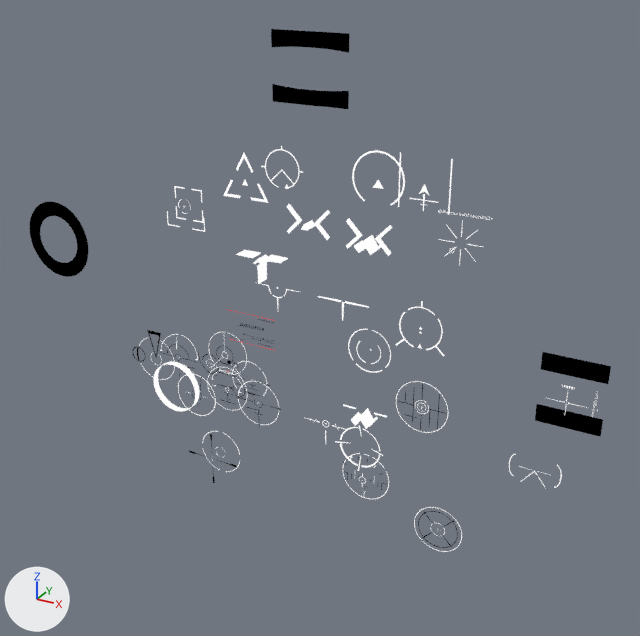
One commit to the Blender file [workfiles]/_reticle.blend: the scene before it, then after it.
Both versions are drawn from a 50 mm lens placed at (50.6, -92.0, 52.5), pointed at (0.5, -1.0, 7.0). The lights are fixed; the arrows at lower left show +X, +Y and +Z. Text is drawn in Blender's own font.

Names of what the first picture shows: 'Border', 'Plane.004', 'Scope2', 'acog', 'b4', 'elcan', 'ham', 'thermal'.
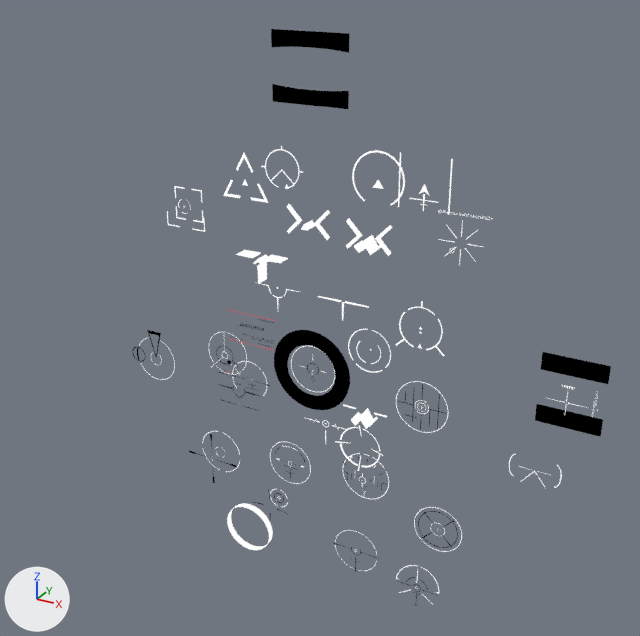
Boxes (x1, y1, x2, y2) around the edits, measured in the pictures (640 x 636 px):
'Border', moved
    before: (30, 202, 88, 277)
    after: (274, 330, 350, 410)
'Scope2', moved
    before: (153, 353, 219, 412)
    after: (227, 489, 288, 550)
'elcan', moved
    before: (160, 334, 198, 376)
    after: (396, 565, 439, 606)
'b4', moved
    before: (237, 381, 281, 425)
    after: (334, 530, 379, 572)
'ham', moved
    before: (207, 367, 247, 411)
    after: (270, 441, 311, 484)
'acog', moved
    before: (178, 374, 216, 416)
    after: (291, 346, 335, 392)

The change in detail:
Object 'Border' (ob_border) moves from (-42.1, 0.0, 11.0) to (0.0, 0.0, 0.0).
Object 'Scope2' (ob_scope2) moves from (-16.4, 0.0, -3.1) to (-5.6, 0.0, -22.0).
Object 'ham' (ob_ham) moves from (-13.7, 0.0, -6.4) to (-3.7, 0.0, -15.4).
Object 'b4' (ob_b4) moves from (-8.6, 0.0, -7.3) to (6.8, 0.0, -26.5).
Object 'elcan' (ob_elcan) moves from (-21.9, 0.0, -3.4) to (16.1, 0.0, -29.1).
Object 'acog' (ob_acog) moves from (-19.1, 0.0, -8.8) to (0.0, 0.0, 0.0).
